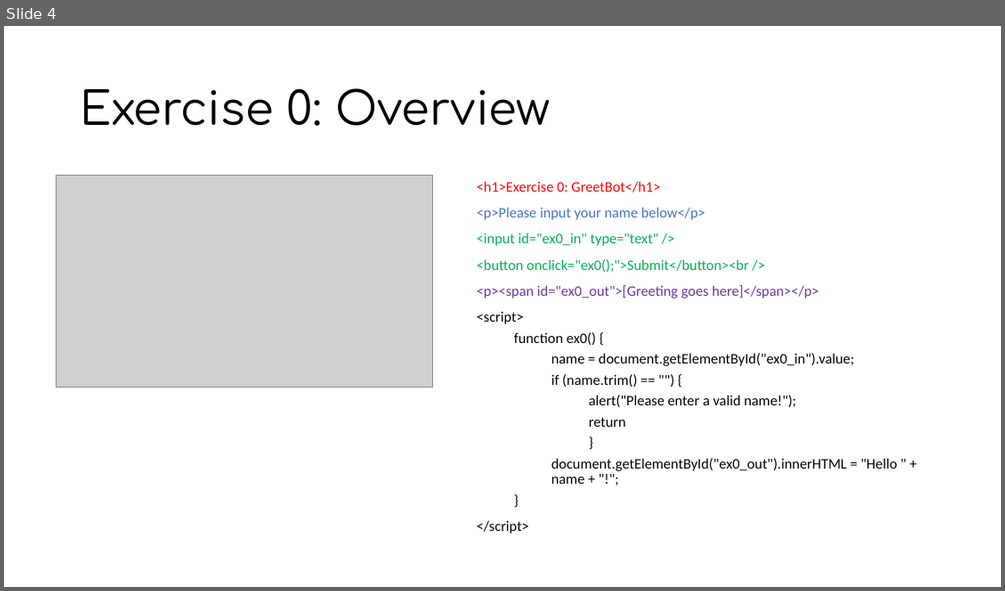
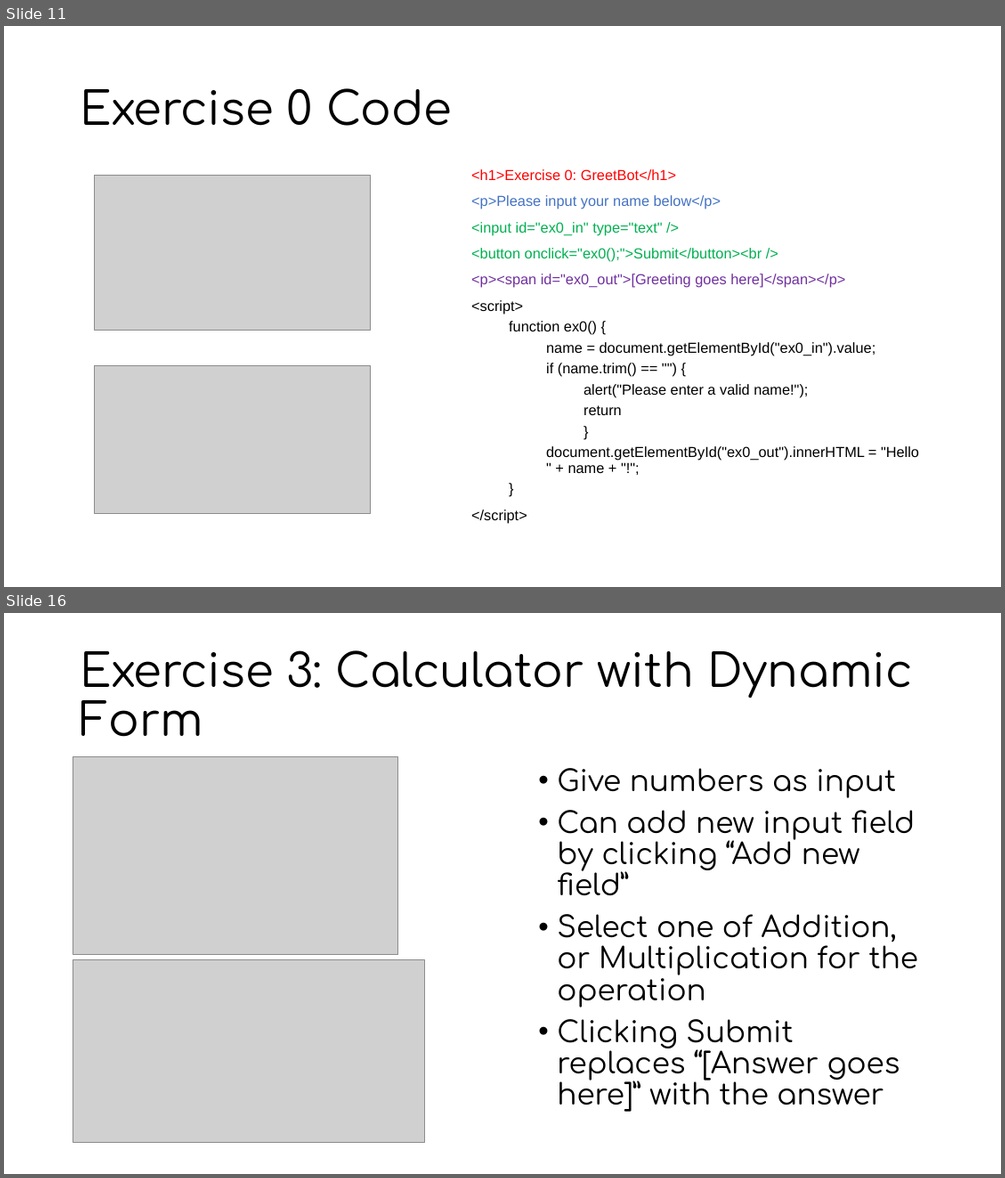
Before and after one commit to MiBioSoft2017/2017FallBootCamp, a slide deck: Javascript/JS Tutorial.pptx. Shown one above the other, each under a label of ours: slide 4 before the commit, slides 11 and 16 after it; the slides between them are not shown. The pictures are 1005x591 and 1005x1178 pixels, drawn with LibreOffice and Linux fonts; fonts in the diff are those of the drawing; grey boxes stand for pictures. Boxes give left, top, right and bottom in pixels: in the first picture for what was removed or moved away, otherwise in the second. Text is boxed around its words. In the diff, an @@ line names an element or a change of style, - is before the commit and + after.

```diff
--- a/Javascript/JS Tutorial.pptx
+++ b/Javascript/JS Tutorial.pptx
@@ slide 16 added at bbox=[4, 613, 1001, 1174], background #FFFFFF @@
@@ title added at bbox=[80, 650, 913, 737], 44 pt, text #000000 @@
+Exercise 3: Calculator with Dynamic Form
@@ picture added at bbox=[73, 757, 398, 955] @@
@@ text added at bbox=[557, 768, 918, 1111], 28 pt, text #000000 @@
+• Give numbers as input
+• Can add new input field by clicking “Add new field”
+• Select one of Addition, or Multiplication for the operation
+• Clicking Submit replaces “[Answer goes here]” with the answer
@@ picture added at bbox=[73, 960, 425, 1142] @@
@@ what was slide 4 is now slide 11 @@
@@ slide 11 changed as well @@
@@ title at bbox=[80, 88, 452, 126]: text changed @@
-Exercise 0: Overview
+Exercise 0 Code
@@ picture: place and size @@
-picture at bbox=[56, 176, 432, 387]
+picture at bbox=[95, 176, 371, 330]
@@ text "<h1>Exercise 0: GreetBot</h1>": place and size @@
-text "<h1>Exercise 0: GreetBot</h1>" at bbox=[477, 181, 897, 533]
+text "<h1>Exercise 0: GreetBot</h1>" at bbox=[471, 169, 919, 523]
@@ text "<h1>Exercise 0: GreetBot</h1>" at bbox=[471, 169, 919, 523]: font Calibri to Arial @@
@@ picture added at bbox=[95, 365, 371, 514] @@
```
Also in this commit, not shown: 3 other slides changed, 12 other slides added, 2 slides removed.
